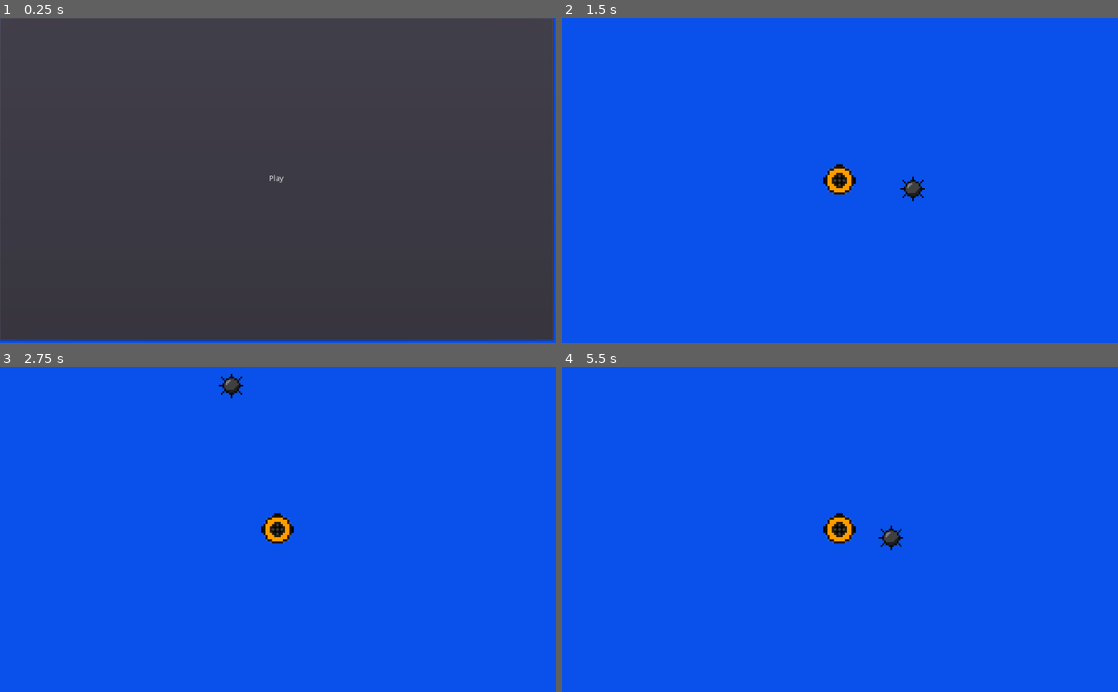
Above: before the commit, frames 1-4 (two rows, left to right).
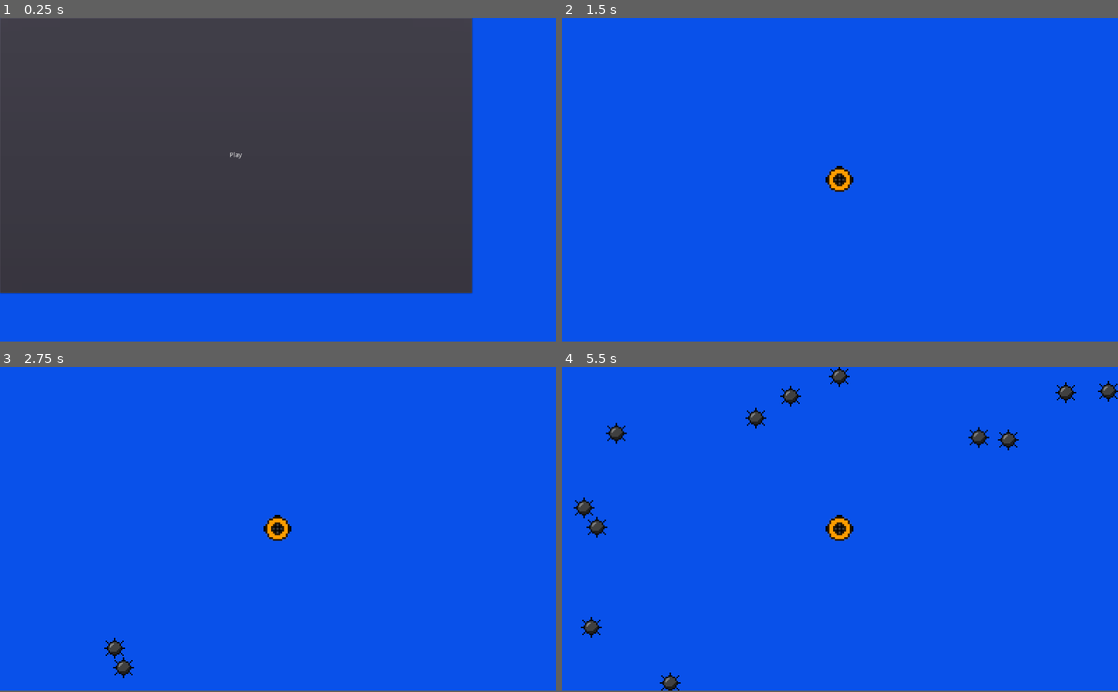
Above: after the commit, the same moments.

Repository: DecrementedPalindrome/DPorAndDPearl
Game: Godot game, scene res://Menu/Menu.tscn
Two runs of this game, one before a commit and one after it. Both use one fixed random seed, a clock stepped at 60 frames per second and the inputs below.
Inputs:
- Up to frame 1 (0.25 s): no input
- Up to frame 2 (1.5 s): click "Play" at 0.5 s; tap Enter at 1.25 s; hold Right (ui_right) from 1.28 s (still down)
- Up to frame 3 (2.75 s): release Right (ui_right) at 2.03 s; hold Down (ui_down) from 2.03 s (still down)
- Up to frame 4 (5.5 s): release Down (ui_down) at 2.78 s; hold Right (ui_right) 2.78-3.53 s; hold Up (ui_up) 3.53-4.28 s; hold Left (ui_left) from 4.28 s (still down)
In our replay, the window is 800x468 before the commit and 800x466 after it. These sizes can differ from the game's own. Grey fills any space a smaller window leaves; there, only what the larger window draws over its background counts as a difference.

The runs differ from the first frame. In frame 1, 27% of the frame differs, in the area x 0-100%, y 0-100%; in frame 2, 0.5%; in frame 3, 0.7%; in frame 4, 2.0%.

Commit message:
Add mines, spawning, and upgrade storage

Diff:
--- /dev/null
+++ b/Enemies/Mine.gd
@@ -0,0 +1,13 @@
+extends Node2D
+
+var Player
+
+func _ready():
+	$Sprite.visible = true
+
+func set_player(var player):
+	Player = player
+
+func _process(delta):
+	if position.distance_to(Player.position) > 1000:
+		queue_free()
--- a/Enemies/Mine.tscn
+++ b/Enemies/Mine.tscn
@@ -1,11 +1,13 @@
-[gd_scene load_steps=3 format=2]
+[gd_scene load_steps=4 format=2]
 
 [ext_resource path="res://Assets/Mine.png" type="Texture" id=1]
+[ext_resource path="res://Enemies/Mine.gd" type="Script" id=2]
 
 [sub_resource type="CircleShape2D" id=1]
 
 [node name="Mine" type="Node2D"]
 scale = Vector2( 3, 3 )
+script = ExtResource( 2 )
 
 [node name="Hitbox" type="Area2D" parent="."]
 
--- /dev/null
+++ b/Game/Game.gd
@@ -0,0 +1,12 @@
+extends Node2D
+
+
+
+# Called when the node enters the scene tree for the first time.
+func _ready():
+	pass # Replace with function body.
+
+
+# Called every frame. 'delta' is the elapsed time since the previous frame.
+#func _process(delta):
+#	pass
--- a/Game/Game.tscn
+++ b/Game/Game.tscn
@@ -1,12 +1,15 @@
-[gd_scene load_steps=5 format=2]
+[gd_scene load_steps=7 format=2]
 
 [ext_resource path="res://Player/Player.tscn" type="PackedScene" id=1]
 [ext_resource path="res://Enemies/Mine.tscn" type="PackedScene" id=2]
 [ext_resource path="res://Player/Player.gd" type="Script" id=3]
 [ext_resource path="res://Assets/PirateSubmarines.wav" type="AudioStream" id=4]
+[ext_resource path="res://Game/Game.gd" type="Script" id=5]
+[ext_resource path="res://Game/Spawner.gd" type="Script" id=6]
 
 [node name="GameBase" type="Node2D"]
 position = Vector2( 1, 1 )
+script = ExtResource( 5 )
 
 [node name="Player" parent="." instance=ExtResource( 1 )]
 script = ExtResource( 3 )
@@ -15,9 +18,16 @@
 position = Vector2( 1, 0 )
 current = true
 
-[node name="Mine" parent="." instance=ExtResource( 2 )]
-position = Vector2( 215, 15 )
-
 [node name="AudioStreamPlayer" type="AudioStreamPlayer" parent="."]
 stream = ExtResource( 4 )
 autoplay = true
+
+[node name="Spawner" type="Node2D" parent="."]
+script = ExtResource( 6 )
+game_path = NodePath("..")
+player_path = NodePath("../Player")
+Mine = ExtResource( 2 )
+
+[node name="WaveTimer" type="Timer" parent="Spawner"]
+autostart = true
+[connection signal="timeout" from="Spawner/WaveTimer" to="Spawner" method="_on_WaveTimer_timeout"]
--- /dev/null
+++ b/Game/Spawner.gd
@@ -0,0 +1,37 @@
+extends Node2D
+
+export (NodePath) var game_path
+export (NodePath) var player_path
+export (PackedScene) var Mine
+
+var Game
+var Player
+
+func _ready():
+	randomize()
+	Game = get_node(game_path)
+	Player = get_node(player_path)
+
+
+
+func spawn_wave():
+	var player_position = Player.position
+	for i in range(10):
+		var mine = Mine.instance()
+		Game.call_deferred("add_child",mine)
+		mine.set_player(Player)
+		var direction = randi()%4
+		match direction:
+			0:
+				mine.position = player_position + Vector2(rand_range(-700, 700), rand_range(-400, -600))
+			1:
+				mine.position = player_position + Vector2(rand_range(700, 900), rand_range(-400, 400))
+			2:
+				mine.position = player_position + Vector2(rand_range(-700, 700), rand_range(400, 600))
+			3:
+				mine.position = player_position + Vector2(rand_range(-700, -900), rand_range(-400, 400))
+
+
+
+func _on_WaveTimer_timeout():
+	spawn_wave()
--- /dev/null
+++ b/Game/Upgrades.gd
@@ -0,0 +1,9 @@
+extends Node
+
+
+var health = 2 #Hits
+var maxDepth = 300 #Pixels
+var fireRate = 0.5 #Per second
+var num_bullets = 1 #Per shot
+var oxygen_time = 20 #Seconds
+var speed = 300 #Pixels per second
--- a/Player/Player.gd
+++ b/Player/Player.gd
@@ -1,10 +1,11 @@
 extends Node2D
 
-export var speed = 400
-
+var health
+var speed
 
 func _ready():
-	pass
+	health = Upgrades.health
+	speed = Upgrades.speed
 
 func _process(delta):
 	processMovement(delta)
--- a/project.godot
+++ b/project.godot
@@ -18,6 +18,46 @@
 config/name="DPorAndDPearl"
 run/main_scene="res://Menu/Menu.tscn"
 
+[autoload]
+
+Upgrades="*res://Game/Upgrades.gd"
+
+[display]
+
+window/size/width=1200
+window/size/height=700
+
+[input]
+
+ui_left={
+"deadzone": 0.5,
+"events": [ Object(InputEventKey,"resource_local_to_scene":false,"resource_name":"","device":0,"alt":false,"shift":false,"control":false,"meta":false,"command":false,"pressed":false,"scancode":16777231,"unicode":0,"echo":false,"script":null)
+, Object(InputEventJoypadButton,"resource_local_to_scene":false,"resource_name":"","device":0,"button_index":14,"pressure":0.0,"pressed":false,"script":null)
+, Object(InputEventKey,"resource_local_to_scene":false,"resource_name":"","device":0,"alt":false,"shift":false,"control":false,"meta":false,"command":false,"pressed":false,"scancode":65,"unicode":0,"echo":false,"script":null)
+ ]
+}
+ui_right={
+"deadzone": 0.5,
+"events": [ Object(InputEventKey,"resource_local_to_scene":false,"resource_name":"","device":0,"alt":false,"shift":false,"control":false,"meta":false,"command":false,"pressed":false,"scancode":16777233,"unicode":0,"echo":false,"script":null)
+, Object(InputEventJoypadButton,"resource_local_to_scene":false,"resource_name":"","device":0,"button_index":15,"pressure":0.0,"pressed":false,"script":null)
+, Object(InputEventKey,"resource_local_to_scene":false,"resource_name":"","device":0,"alt":false,"shift":false,"control":false,"meta":false,"command":false,"pressed":false,"scancode":68,"unicode":0,"echo":false,"script":null)
+ ]
+}
+ui_up={
+"deadzone": 0.5,
+"events": [ Object(InputEventKey,"resource_local_to_scene":false,"resource_name":"","device":0,"alt":false,"shift":false,"control":false,"meta":false,"command":false,"pressed":false,"scancode":16777232,"unicode":0,"echo":false,"script":null)
+, Object(InputEventJoypadButton,"resource_local_to_scene":false,"resource_name":"","device":0,"button_index":12,"pressure":0.0,"pressed":false,"script":null)
+, Object(InputEventKey,"resource_local_to_scene":false,"resource_name":"","device":0,"alt":false,"shift":false,"control":false,"meta":false,"command":false,"pressed":false,"scancode":87,"unicode":0,"echo":false,"script":null)
+ ]
+}
+ui_down={
+"deadzone": 0.5,
+"events": [ Object(InputEventKey,"resource_local_to_scene":false,"resource_name":"","device":0,"alt":false,"shift":false,"control":false,"meta":false,"command":false,"pressed":false,"scancode":16777234,"unicode":0,"echo":false,"script":null)
+, Object(InputEventJoypadButton,"resource_local_to_scene":false,"resource_name":"","device":0,"button_index":13,"pressure":0.0,"pressed":false,"script":null)
+, Object(InputEventKey,"resource_local_to_scene":false,"resource_name":"","device":0,"alt":false,"shift":false,"control":false,"meta":false,"command":false,"pressed":false,"scancode":83,"unicode":0,"echo":false,"script":null)
+ ]
+}
+
 [rendering]
 
 quality/driver/driver_name="GLES2"
